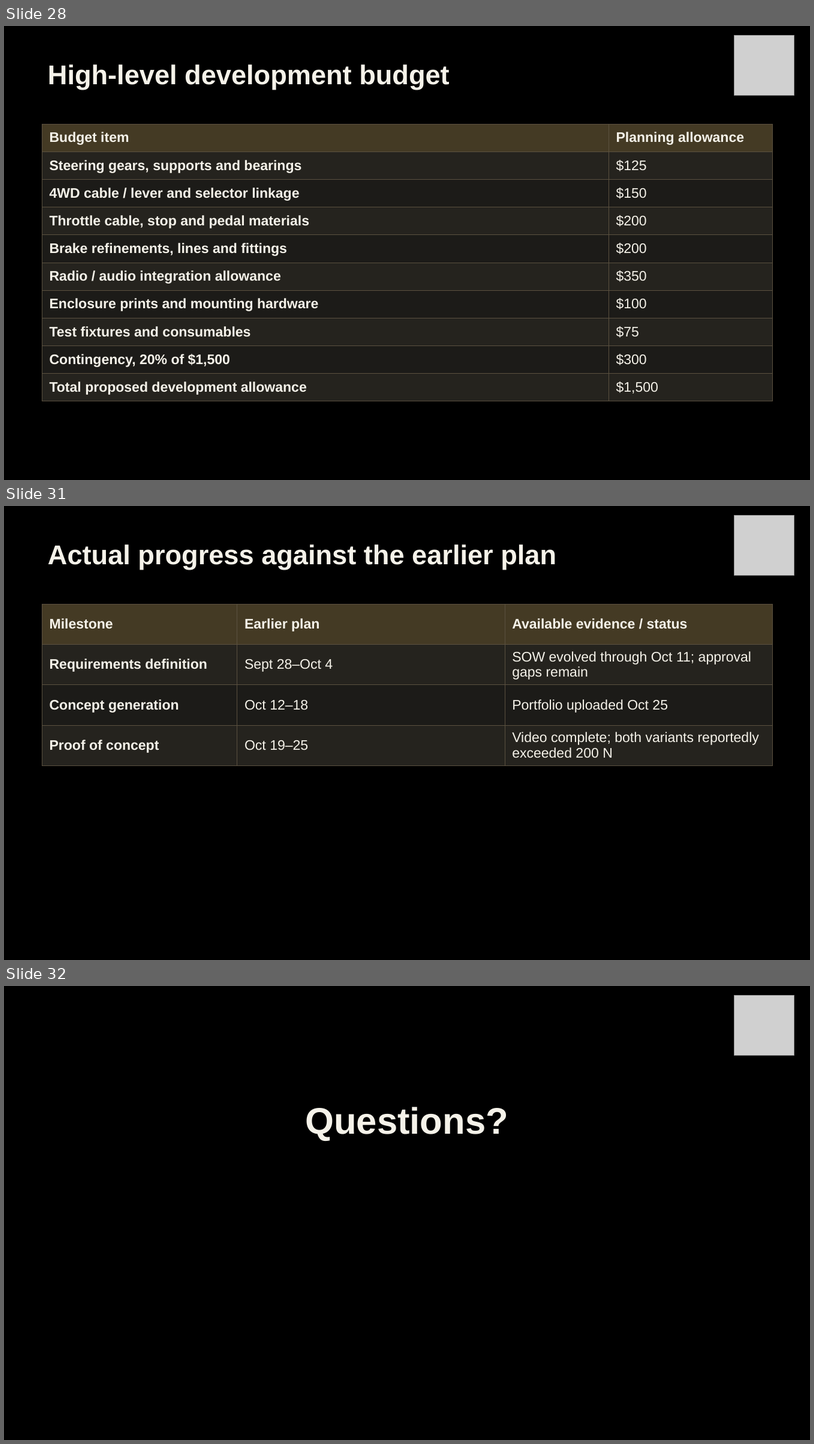
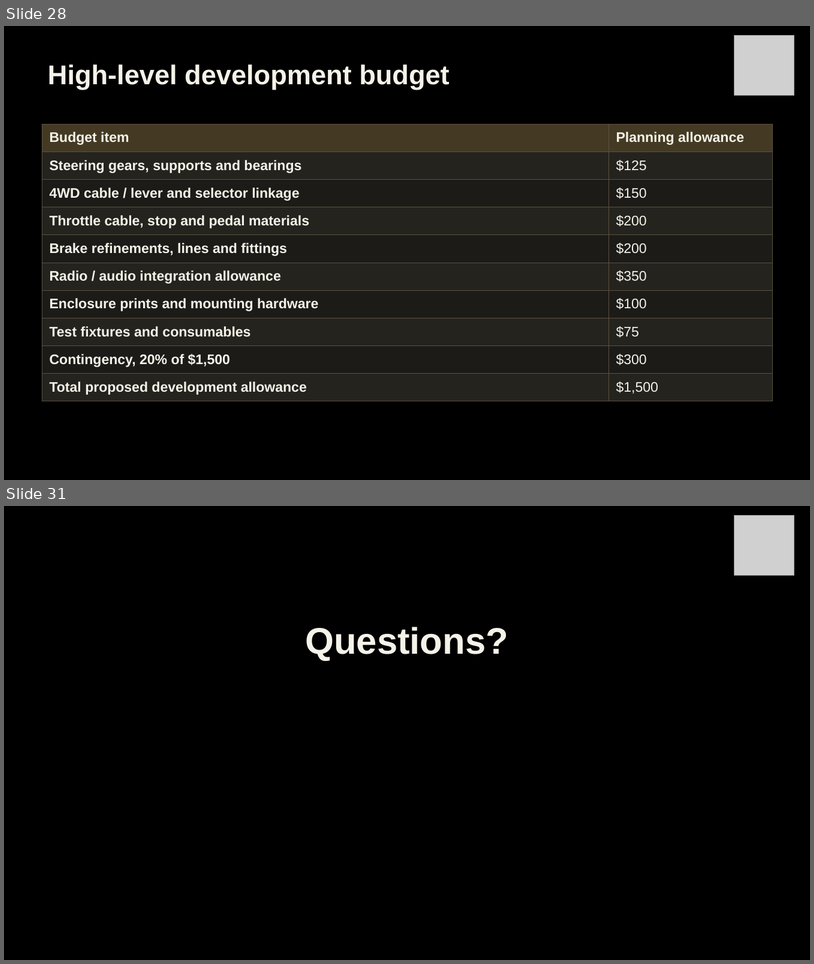
Before and after one commit to Polowater123/Aggie-Baja-Controls-The-A.B.C.-, a slide deck: PDR Draft.pptx. Shown one above the other, each under a label of ours: slides 28, 31 and 32 before the commit, slides 28 and 31 after it; the slides between them are not shown. The pictures are 814x1444 and 814x964 pixels, drawn with LibreOffice and Linux fonts; fonts in the diff are those of the drawing; grey boxes stand for pictures. Boxes give left, top, right and bottom in pixels: in the first picture for what was removed or moved away, otherwise in the second. Text is boxed around its words. In the diff, an @@ line names an element or a change of style, - is before the commit and + after.

```diff
--- a/PDR Draft.pptx
+++ b/PDR Draft.pptx
@@ slide 31 removed at bbox=[4, 506, 810, 960], background #000000 @@
@@ picture removed at bbox=[735, 516, 795, 576] @@
@@ text removed at bbox=[48, 544, 557, 569] @@
-Actual progress against the earlier plan
@@ table removed at bbox=[42, 603, 773, 766], 4 rows, 3 columns @@
-Milestone | Earlier plan | Available evidence / status
-Requirements definition | Sept 28–Oct 4 | SOW evolved through Oct 11; approval gaps remain
-Concept generation | Oct 12–18 | Portfolio uploaded Oct 25
-Proof of concept | Oct 19–25 | Video complete; both variants reportedly exceeded 200 N
@@ what was slide 32 is now slide 31 @@
```
Also in this commit, not shown: 7 slides changed, 2 slides added, 2 other slides removed.
